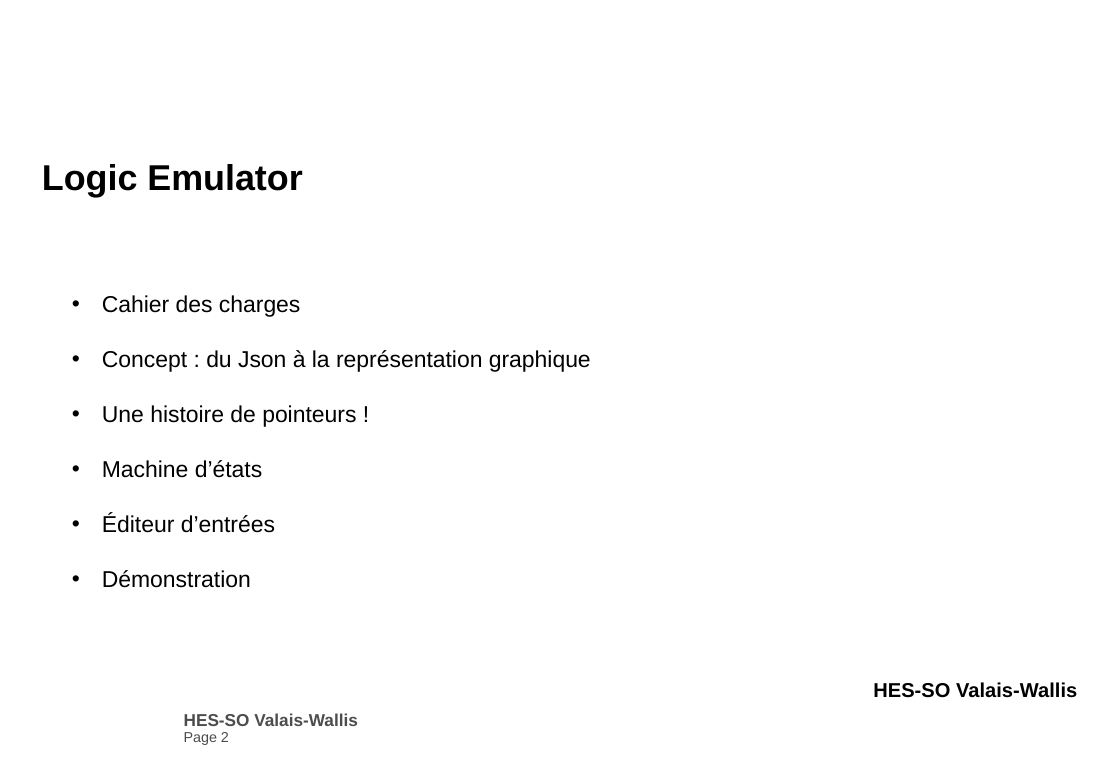
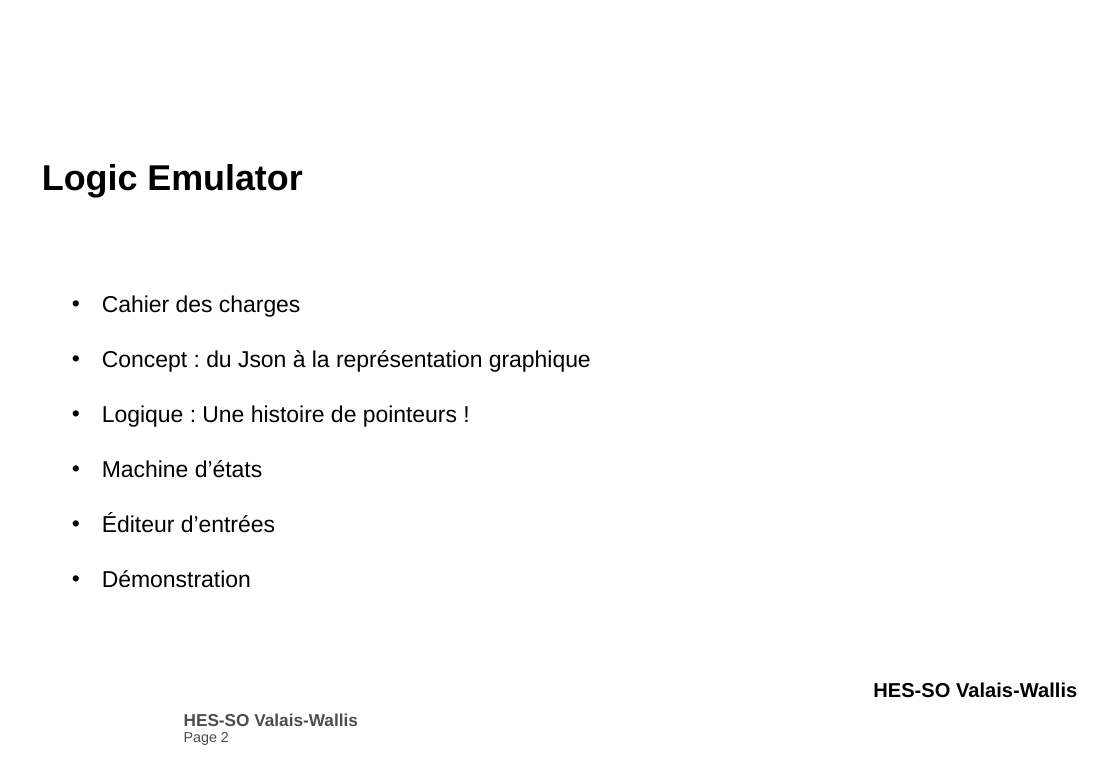
Before and after one commit to selligZeittom/Logic_emulator, a slide deck: slide 2 of DOC/presentationLogicEmulator.pptx. Drawn at 1120x775 pixels with LibreOffice and Linux fonts; fonts in the diff are those of the drawing; background and template pictures are left out. Boxes give left, top, right and bottom in pixels: in the first picture for what was removed or moved away, otherwise in the second. Text is boxed around its words. In the diff, an @@ line names an element or a change of style, - is before the commit and + after.

```diff
--- a/DOC/presentationLogicEmulator.pptx
+++ b/DOC/presentationLogicEmulator.pptx
@@ text at (102, 405, 457, 427): text changed @@
-  • Une histoire de pointeurs !
+  • Logique : Une histoire de pointeurs !
```
Also in this commit, not shown: 4 other slides changed, 2 slides added, 1 slide removed, 11 other files.
